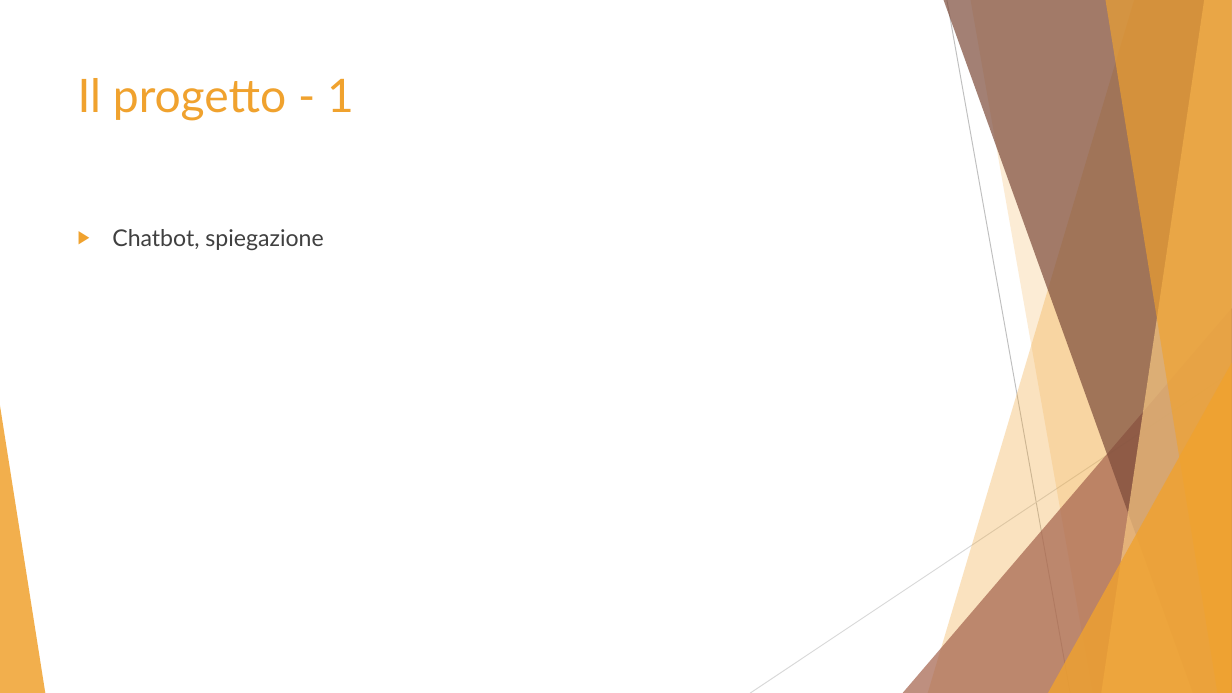
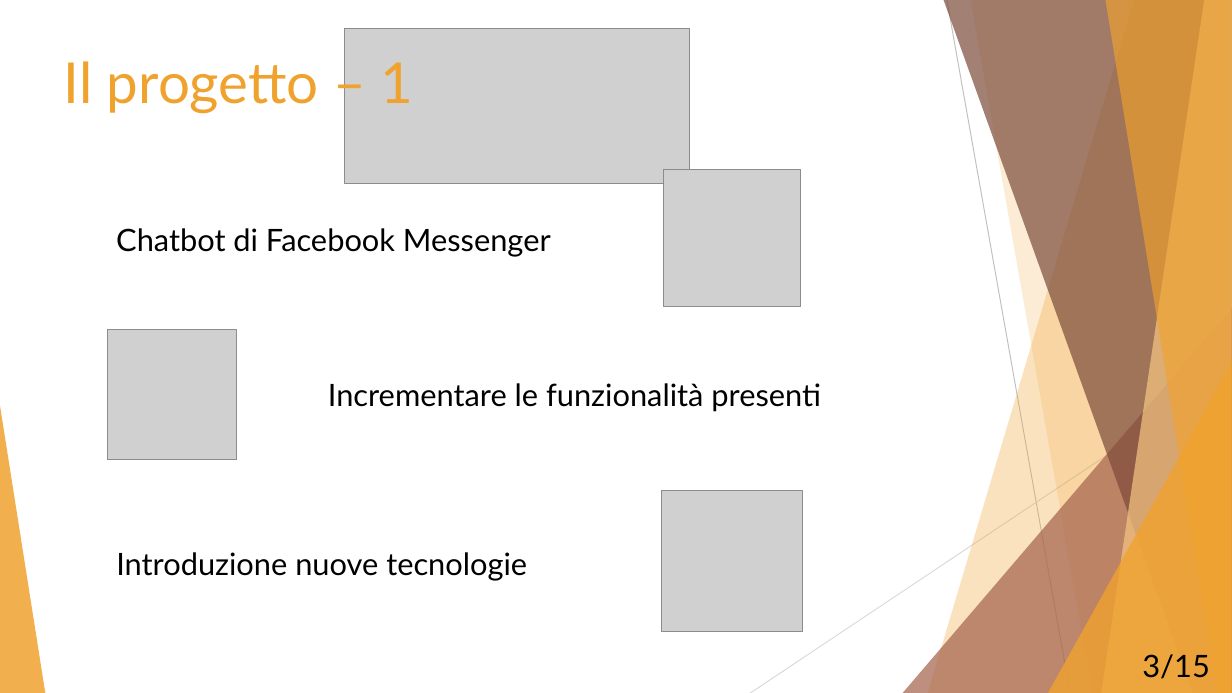
Before and after one commit to Mou95/Tesi, a slide deck: slide 3 of Presentazione_tesi.pptx. Drawn at 1232x693 pixels with LibreOffice and Linux fonts; fonts in the diff are those of the drawing; grey boxes stand for pictures. Boxes give left, top, right and bottom in pixels: in the first picture for what was removed or moved away, otherwise in the second. Text is boxed around its words. In the diff, an @@ line names an element or a change of style, - is before the commit and + after.

```diff
--- a/Presentazione_tesi.pptx
+++ b/Presentazione_tesi.pptx
@@ picture added at [344,29,689,184] @@
@@ text at [64,61,414,114]: text changed; size 36 to 44 pt @@
-Il progetto - 1
+Il progetto – 1
@@ picture added at [664,169,800,306] @@
@@ text removed at [112,229,323,250] @@
-▶ Chatbot, spiegazione
@@ text added at [116,228,551,257], 24 pt, text #000000 @@
+Chatbot di Facebook Messenger
@@ picture added at [107,330,238,460] @@
@@ text added at [328,383,821,412], 24 pt, text #000000 @@
+Incrementare le funzionalità presenti
@@ picture added at [662,491,803,632] @@
@@ text added at [116,552,527,581], 24 pt, text #000000 @@
+Introduzione nuove tecnologie
@@ text added at [1142,654,1210,679], 24 pt, text #000000 @@
+3/15
```
Also in this commit, not shown: 1 other slide changed, 1 slide added, 1 slide removed, 8 other files.
